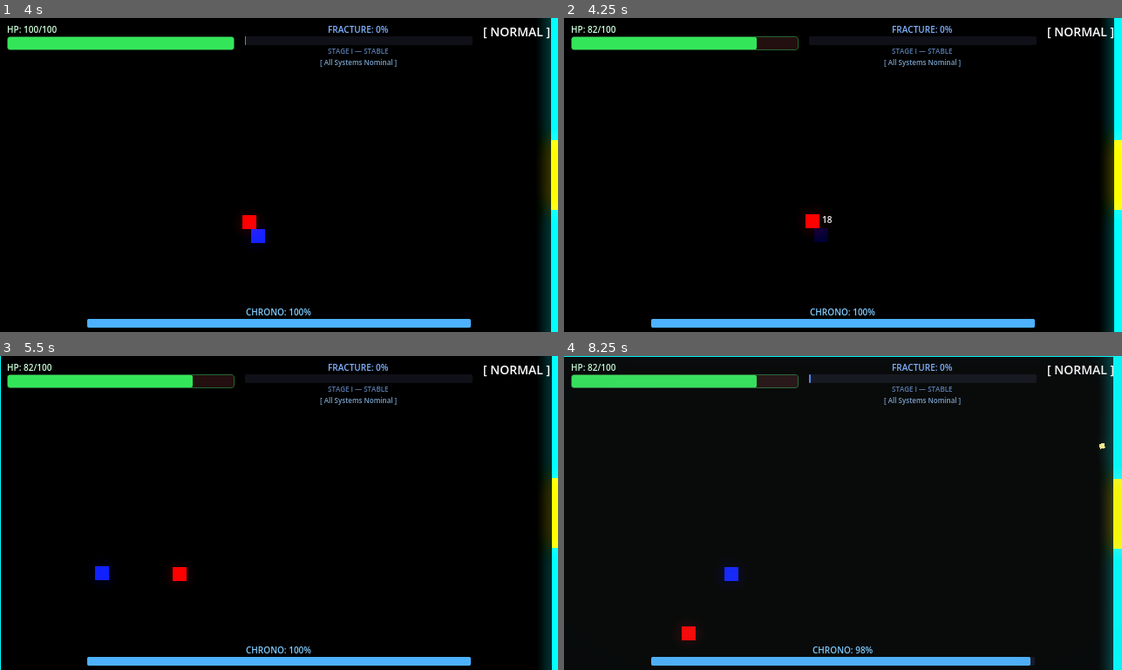
Above: before the commit, frames 1-4 (two rows, left to right).
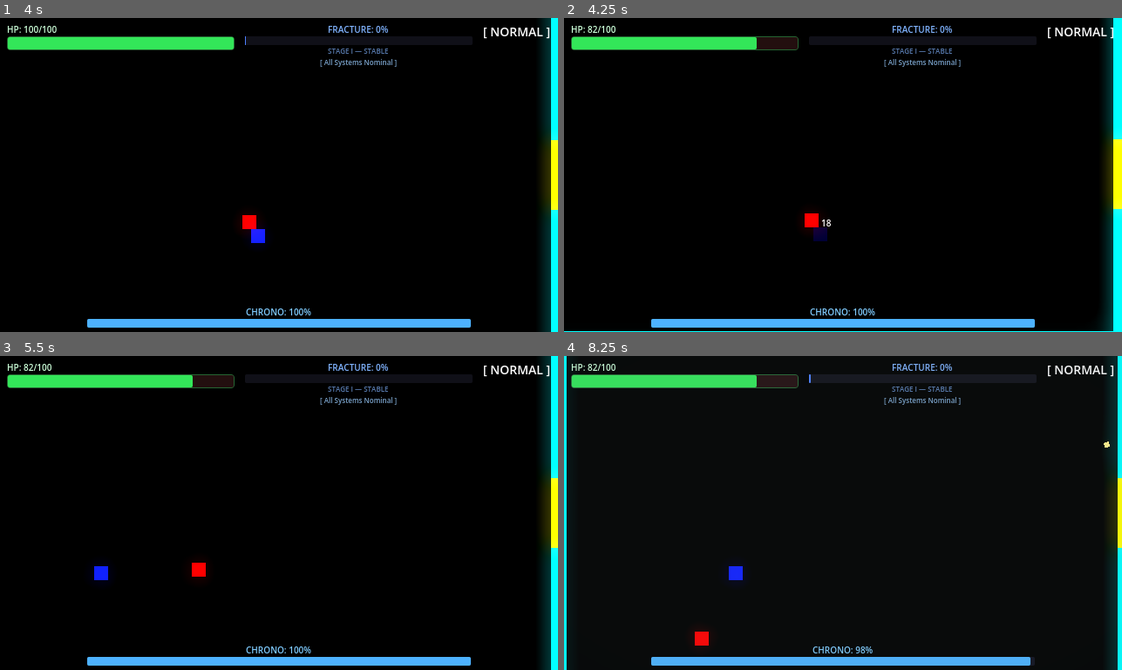
Above: after the commit, the same moments.

Repository: scarf-y/Polychron
Game: Godot game, scene res://scenes/ui/main_menu.tscn
Two runs of this game, one before a commit and one after it. Both use one fixed random seed, a clock stepped at 60 frames per second and the inputs below.
Inputs (mouse positions are in pixels of both pictures, inside the frame that each line leads up to):
- Up to frame 1 (4 s): click "ENTER THE VOID" at 0.5 s; move the mouse to (401, 159) at 1.27 s; hold D (move_right) 1.28-2.03 s; tap Q (dash) at 1.35 s; move the mouse to (167, 190) at 2.02 s; hold S (move_down) 2.03-2.78 s; click (167, 190) at 2.1 s; move the mouse to (334, 105) at 2.77 s; hold D (move_right) 2.78-3.53 s; tap E (time_erase) at 2.85 s; move the mouse to (251, 237) at 3.52 s; hold W (move_up) from 3.53 s (still down); tap Shift (time_slow) at 3.6 s
- Up to frame 2 (4.25 s): keep holding W (move_up)
- Up to frame 3 (5.5 s): move the mouse to (446, 560) at 4.27 s; release W (move_up) at 4.28 s; hold A (move_left) from 4.28 s (still down); tap Space (time_stop) at 4.35 s; move the mouse to (111, 465) at 5.02 s; tap Q (dash) at 5.1 s
- Up to frame 4 (8.25 s): move the mouse to (870, 513) at 5.77 s; release A (move_left) at 5.78 s; hold S (move_down) 5.78-6.53 s; click (870, 513) at 5.85 s; move the mouse to (759, 434) at 6.52 s; hold D (move_right) 6.53-7.28 s; tap E (time_erase) at 6.6 s; move the mouse to (965, 497) at 7.27 s; hold W (move_up) 7.28-8.03 s; tap Shift (time_slow) at 7.35 s; move the mouse to (731, 528) at 8.02 s; hold D (move_right) from 8.03 s (still down); tap Space (time_stop) at 8.1 s

Frame 1 is identical in both runs. In frame 2, 0.5% of the frame differs, in the area x 0-100%, y 0-100%; in frame 3, 0.5%; in frame 4, 2.1%.

Commit message:
feat: level transition glitch effect, persistent HP, and win screen

Diff:
--- /dev/null
+++ b/scenes/ui/win_screen.tscn
@@ -0,0 +1,47 @@
+[gd_scene load_steps=2 format=3]
+
+[ext_resource type="Script" path="res://scripts/win_screen.gd" id="1_script"]
+
+[node name="WinScreen" type="CanvasLayer"]
+script = ExtResource("1_script")
+
+[node name="ColorRect" type="ColorRect" parent="."]
+anchors_preset = 15
+anchor_right = 1.0
+anchor_bottom = 1.0
+grow_horizontal = 2
+grow_vertical = 2
+color = Color(0.02, 0.0, 0.05, 1)
+
+[node name="CenterContainer" type="CenterContainer" parent="."]
+anchors_preset = 15
+anchor_right = 1.0
+anchor_bottom = 1.0
+grow_horizontal = 2
+grow_vertical = 2
+
+[node name="VBoxContainer" type="VBoxContainer" parent="CenterContainer"]
+layout_mode = 2
+theme_override_constants/separation = 20
+alignment = 1
+
+[node name="Title" type="Label" parent="CenterContainer/VBoxContainer"]
+layout_mode = 2
+theme_override_colors/font_color = Color(0.6, 0.9, 1, 1)
+theme_override_font_sizes/font_size = 48
+text = "TEMPORAL LINK SECURED"
+horizontal_alignment = 1
+
+[node name="Subtitle" type="Label" parent="CenterContainer/VBoxContainer"]
+layout_mode = 2
+theme_override_colors/font_color = Color(0.4, 0.6, 0.8, 1)
+theme_override_font_sizes/font_size = 18
+text = "The Vector Void is clear."
+horizontal_alignment = 1
+
+[node name="MenuButton" type="Button" parent="CenterContainer/VBoxContainer"]
+custom_minimum_size = Vector2(250, 50)
+layout_mode = 2
+size_flags_horizontal = 4
+theme_override_font_sizes/font_size = 20
+text = "  RETURN TO VOID  "
--- a/scripts/game_juice.gd
+++ b/scripts/game_juice.gd
@@ -219,3 +219,65 @@
 func lockdown_impact() -> void:
 	screen_shake(6.0, 2.5)
 	hitstop(0.2, 0.02)
+
+# =========================
+# LEVEL TRANSITION (GLITCH EFFECT)
+# =========================
+var _transition_active: bool = false
+
+func transition_to_scene(path: String) -> void:
+	if _transition_active:
+		return
+	_transition_active = true
+
+	# Create canvas layer for top-level rendering
+	var canvas := CanvasLayer.new()
+	canvas.layer = 120
+	get_tree().root.add_child(canvas)
+
+	# Create ColorRect to fill screen
+	var rect := ColorRect.new()
+	rect.set_anchors_preset(Control.PRESET_FULL_RECT)
+	rect.color = Color(0, 0, 0, 0)
+	canvas.add_child(rect)
+
+	# Play transition sound / shake
+	screen_shake(8.0, 2.0)
+
+	# Glitch sequence
+	var tween := create_tween()
+
+	# Fast rapid flashes
+	for i in range(10):
+		tween.tween_callback(func():
+			rect.color = Color(randf_range(0, 1), randf_range(0, 0.5), randf_range(0.5, 1), randf_range(0.3, 0.8))
+		)
+		tween.tween_interval(0.05)
+
+	# Solid black
+	tween.tween_callback(func(): rect.color = Color.BLACK)
+	tween.tween_interval(0.3)
+
+	# Change scene
+	tween.tween_callback(func():
+		get_tree().change_scene_to_file(path)
+	)
+
+	# Wait for scene to load
+	tween.tween_interval(0.1)
+
+	# Glitch fade in
+	for i in range(5):
+		tween.tween_callback(func():
+			rect.color = Color(randf_range(0, 1), randf_range(0, 0.5), randf_range(0.5, 1), randf_range(0.1, 0.4))
+		)
+		tween.tween_interval(0.05)
+
+	# Fade out completely
+	tween.tween_property(rect, "color", Color(0, 0, 0, 0), 0.3)
+
+	# Cleanup
+	tween.tween_callback(func():
+		canvas.queue_free()
+		_transition_active = false
+	)
--- a/scripts/hud.gd
+++ b/scripts/hud.gd
@@ -491,7 +491,10 @@
 	retry_btn.text = "  REBOOT SEQUENCE  "
 	retry_btn.custom_minimum_size = Vector2(200, 36)
 	_style_death_button(retry_btn, Color(0.15, 0.4, 0.8))
-	retry_btn.pressed.connect(func(): get_tree().reload_current_scene())
+	retry_btn.pressed.connect(func():
+		TimeManager.reset_fracture(true)
+		get_tree().reload_current_scene()
+	)
 	vbox.add_child(retry_btn)
 
 	# Menu button
--- a/scripts/level_transition.gd
+++ b/scripts/level_transition.gd
@@ -9,6 +9,12 @@
 
 func _on_body_entered(body: Node2D) -> void:
 	if body.is_in_group("player"):
+		# Prevent death mid-transition
+		if body.has_method("set"):
+			body.set("_invincibility_timer", 999.0)
+
 		# Reset time state before transitioning
 		TimeManager.change_time_state(TimeManager.TimeState.NORMAL)
-		get_tree().change_scene_to_file(next_level_path)
+
+		# Use glitch transition instead of immediate scene change
+		GameJuice.transition_to_scene(next_level_path)
--- a/scripts/main_menu.gd
+++ b/scripts/main_menu.gd
@@ -19,6 +19,7 @@
 	_animate_title()
 
 func _on_start_pressed() -> void:
+	TimeManager.reset_fracture(true)
 	get_tree().change_scene_to_file("res://scenes/levels/level_01.tscn")
 
 func _on_quit_pressed() -> void:
--- a/scripts/player.gd
+++ b/scripts/player.gd
@@ -53,6 +53,9 @@
 func _ready() -> void:
 	add_to_group("player")
 	_setup_crosshair_cursor()
+
+	# Load persistent health
+	health = TimeManager.player_health
 
 	# Reset fracture state on spawn (handles respawn after death)
 	TimeManager.reset_fracture()
@@ -402,20 +405,28 @@
 func take_damage(amount: float = 10.0) -> void:
 	if is_dead or is_dashing or _active_ability == TimeManager.TimeState.ERASED or _invincibility_timer > 0.0:
 		return
+
 	_invincibility_timer = INVINCIBILITY_DURATION
 
 	# Apply fracture damage multiplier (Stage IV: +50%)
 	var final_amount: float = amount * _damage_multiplier
 	health -= final_amount
 	health = maxf(health, 0.0)
+	TimeManager.player_health = health
+
+	# Screen shake and hitstop via GameJuice
+	GameJuice.hit_impact()
+
 	player_damaged.emit(health)
 
 	# Spawn damage numbers — purple & 2x larger at Stage IV+
 	var is_fracture_amplified: bool = _fracture_stage >= 4
 	if is_fracture_amplified:
-		GameJuice.spawn_damage_number(final_amount, global_position, false, Color(0.7, 0.1, 1.0), 2.0)
-	else:
-		GameJuice.spawn_damage_number(final_amount, global_position, false)
+		if GameJuice.has_method("spawn_damage_number"):
+			GameJuice.spawn_damage_number(final_amount, global_position, false, Color(0.7, 0.1, 1.0), 2.0)
+	else:
+		if GameJuice.has_method("spawn_damage_number"):
+			GameJuice.spawn_damage_number(final_amount, global_position, false)
 
 	# Low HP warning
 	player_low_hp.emit(health < max_health * 0.25)
--- a/scripts/time_manager.gd
+++ b/scripts/time_manager.gd
@@ -42,8 +42,14 @@
 # --- Decoy Target (Time Erase) ---
 var erased_target_position: Vector2 = Vector2.ZERO
 
+# --- Persistent Player State ---
+var player_health: float = 100.0
+
 ## Reset all fracture state — call on scene reload / respawn
-func reset_fracture() -> void:
+func reset_fracture(reset_hp: bool = false) -> void:
+	if reset_hp:
+		player_health = 100.0
+
 	fracture_level = 0.0
 	is_lockdown = false
 	can_use_time = true
--- /dev/null
+++ b/scripts/win_screen.gd
@@ -0,0 +1,13 @@
+extends CanvasLayer
+
+func _ready() -> void:
+	# Reset player health completely for a new run
+	TimeManager.player_health = 100.0
+	TimeManager.reset_fracture()
+
+	var btn := get_node("CenterContainer/VBoxContainer/MenuButton") as Button
+	if btn:
+		btn.pressed.connect(_on_menu_pressed)
+
+func _on_menu_pressed() -> void:
+	get_tree().change_scene_to_file("res://scenes/ui/main_menu.tscn")
